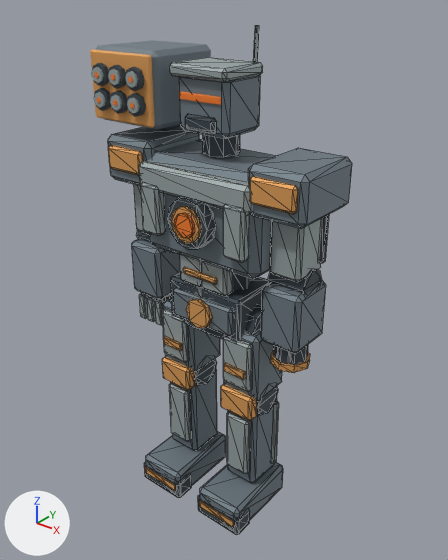
Renders of the glTF model dist/city-assets/siege-walker.glb from each side of a commit.
Both versions are drawn from a 50 mm lens placed at (14.92, -18.5, 22.48), pointed at (0.08, 0.05, 10.98). Lighting does not change. The marker at lower left points along +X, +Y and +Z. The picture after the commit comes second. Mesh edges are drawn as thin lines on the coarser meshes.

Objects in the first picture: 'chest', 'foot_l', 'foot_r', 'forearm_r', 'head', 'pelvis', 'rocket_pod', 'shin_l', 'shin_r', 'thigh_r', 'upperarm_l', 'upperarm_r' and 5 more.
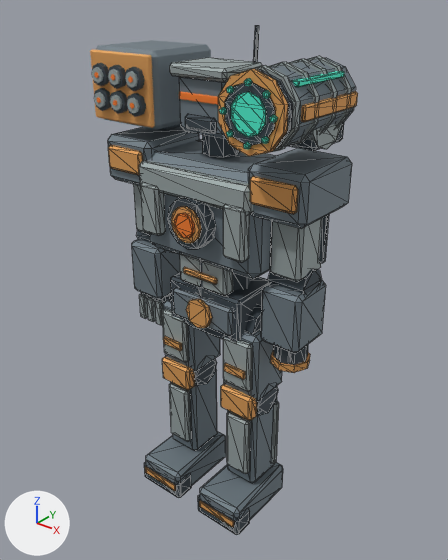
Diff of the bpy script that builds the scene:
```diff
--- a/dist/city-assets/siege-walker.glb.py
+++ b/dist/city-assets/siege-walker.glb.py
@@ me_cube_057 @@
+me_cube_057.from_pydata(...)  # 400 vertices, 708 faces; spans x 2.28..4.92, y -3.28..1.35, z 17.25..20.14
+me_cube_057.materials.append(mat_walker_painted_alloy)
@@ ob_plasma_cannon @@
+ob_plasma_cannon = bpy.data.objects.new('plasma_cannon', me_cube_057)
+ob_plasma_cannon.location = (0.0, 0.0, 0.0)
```

Location of each change, (x1, y1, x2, y2) in pixels of the pictures (448 x 560 px):
'plasma_cannon', added
    after: (218, 56, 358, 156)
